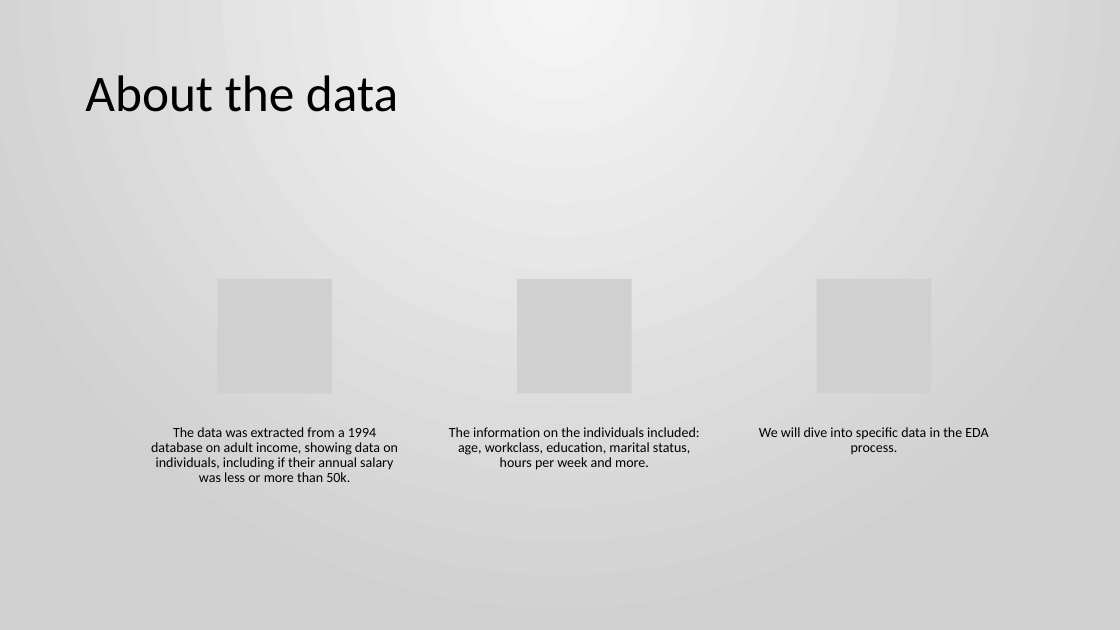
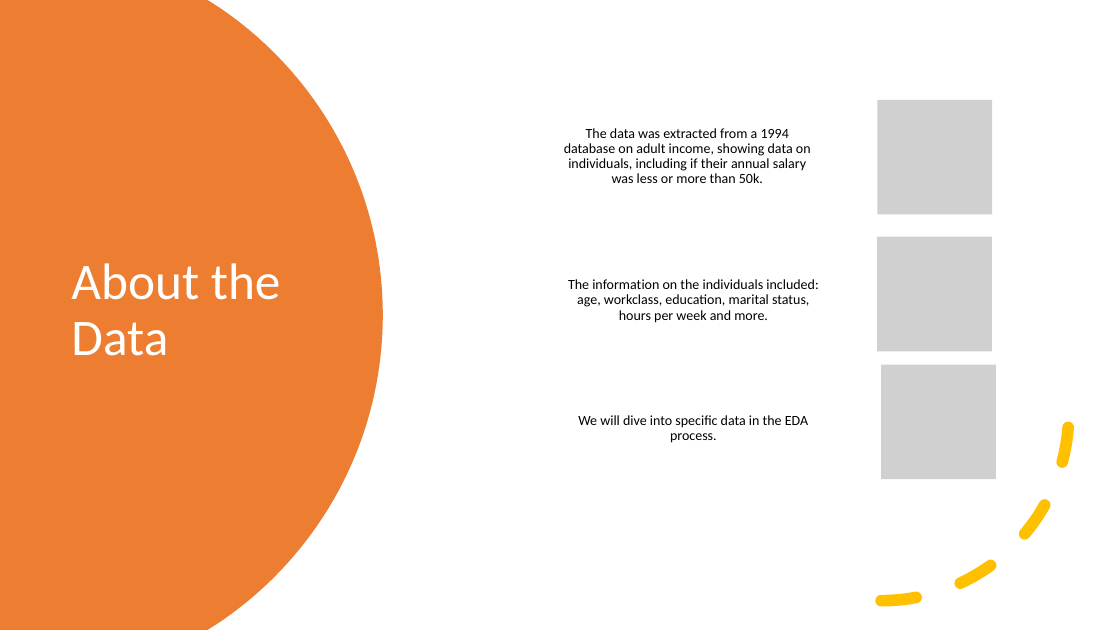
Before and after one commit to ronenhr/2nd_year_project, a slide deck: slide 2 of Presentation1.pptx. Drawn at 1120x630 pixels with LibreOffice and Linux fonts; fonts in the diff are those of the drawing; grey boxes stand for pictures. Boxes give left, top, right and bottom in pixels: in the first picture for what was removed or moved away, otherwise in the second. Text is boxed around its words. In the diff, an @@ line names an element or a change of style, - is before the commit and + after.

```diff
--- a/Presentation1.pptx
+++ b/Presentation1.pptx
@@ background gradient #F6F6F6 to #D2D1D1 to #FFFFFF @@
@@ freeform shape added at [0,0,383,630], fill #ED7D31 @@
@@ picture added at [878,100,993,215] @@
@@ text "The data was extracted from ...": place and size @@
-text "The data was extracted from ..." at [151,427,398,482]
+text "The data was extracted from ..." at [564,128,811,183]
@@ arc (boxed as its full ellipse) added at [694,226,1070,602], outline #FFC000 10 pt dashed @@
@@ picture added at [877,237,992,352] @@
@@ title at [71,263,281,356]: text changed; text colour #000000 to #FFFFFF @@
-About the data
+About the Data
@@ picture removed at [218,279,333,394] @@
@@ picture removed at [518,279,633,394] @@
@@ text "The information on the individuals ...": place and size @@
-text "The information on the individuals ..." at [449,427,699,470]
+text "The information on the individuals ..." at [568,279,818,323]
@@ picture removed at [817,279,932,394] @@
@@ picture added at [881,365,996,480] @@
@@ text "We will dive into specific ...": place and size @@
-text "We will dive into specific ..." at [759,427,988,454]
+text "We will dive into specific ..." at [578,415,808,443]
```
Also in this commit, not shown: 5 other slides changed, 8 slides added, 2 slides removed.
